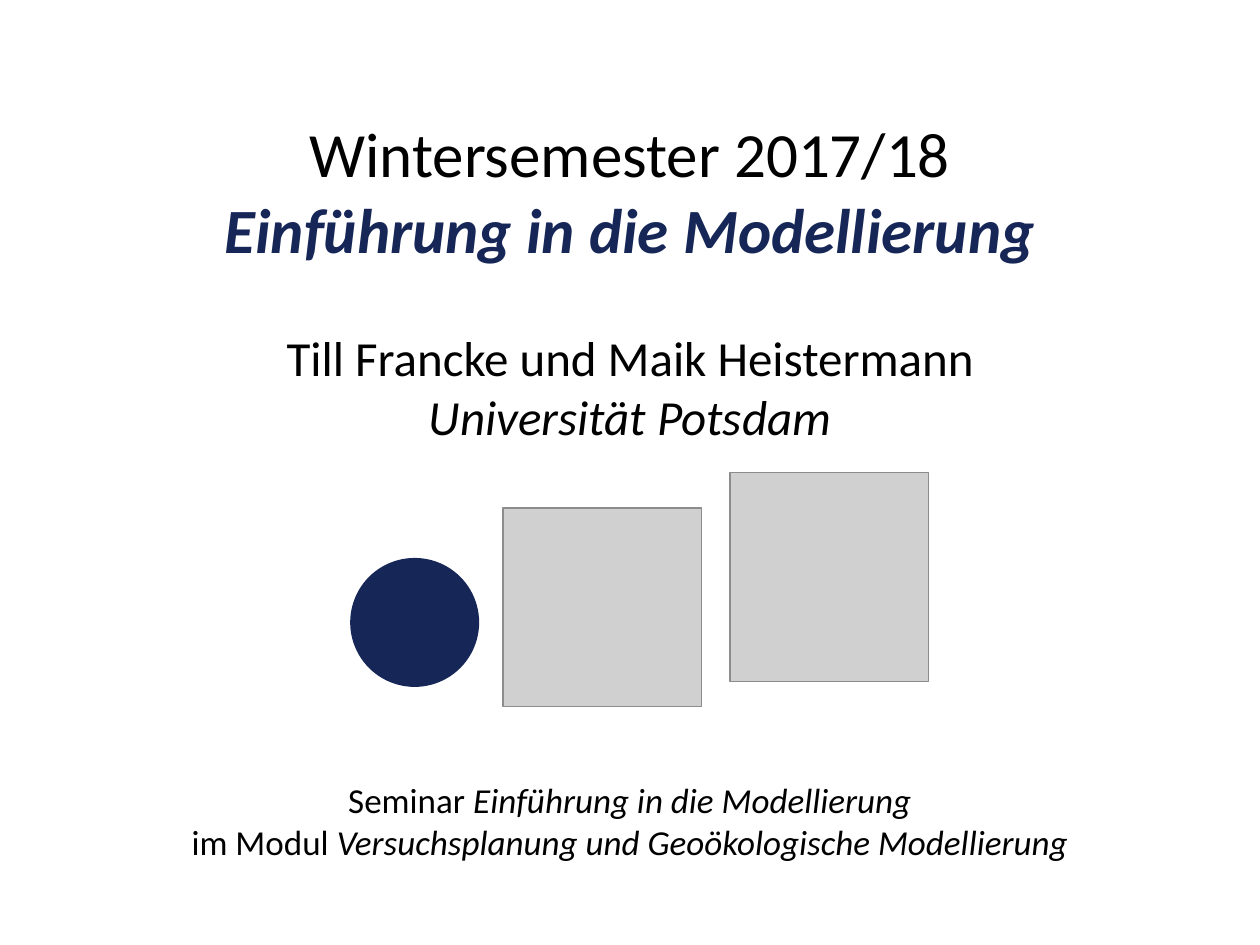
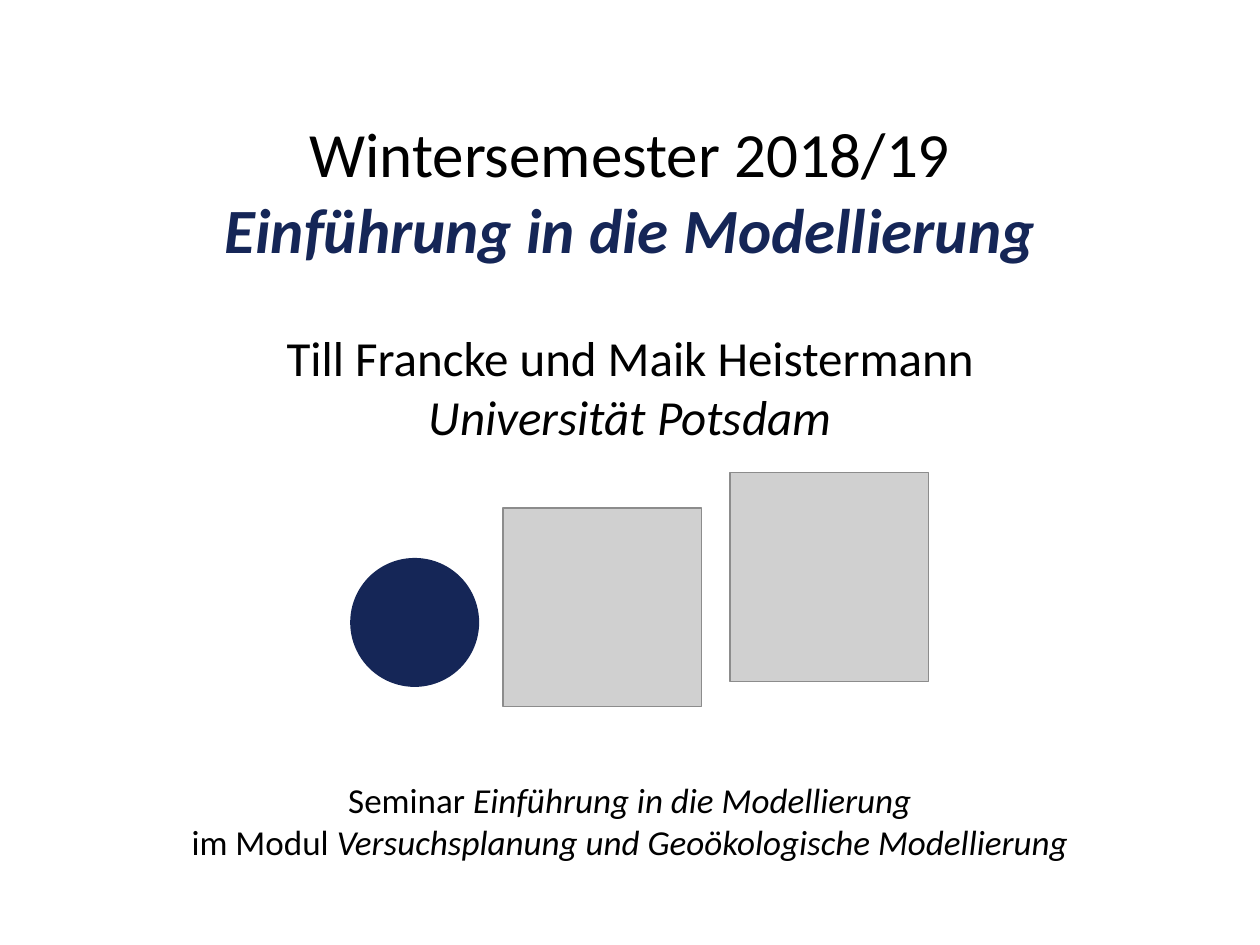
Before and after one commit to heistermann/Einf_Modellierung, a slide deck: slide 1 of Termin_1/folien/UebungModellierung#1.pptx. Drawn at 1260x945 pixels with LibreOffice and Linux fonts; fonts in the diff are those of the drawing; grey boxes stand for pictures. Boxes give left, top, right and bottom in pixels: in the first picture for what was removed or moved away, otherwise in the second. Text is boxed around its words. In the diff, an @@ line names an element or a change of style, - is before the commit and + after.

```diff
--- a/Termin_1/folien/UebungModellierung#1.pptx
+++ b/Termin_1/folien/UebungModellierung#1.pptx
@@ text at bbox=[309, 133, 950, 180]: text changed @@
-Wintersemester 2017/18
+Wintersemester 2018/19
```
Also in this commit, not shown: 5 other slides changed, 1 other file.
